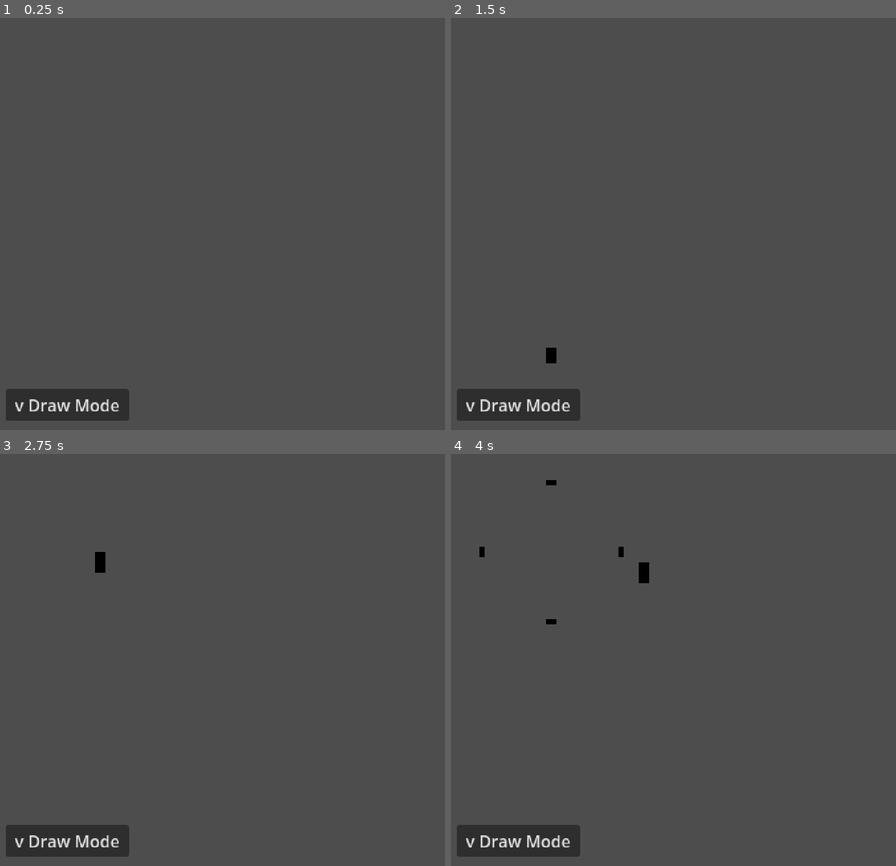
Above: before the commit, frames 1-4 (two rows, left to right).
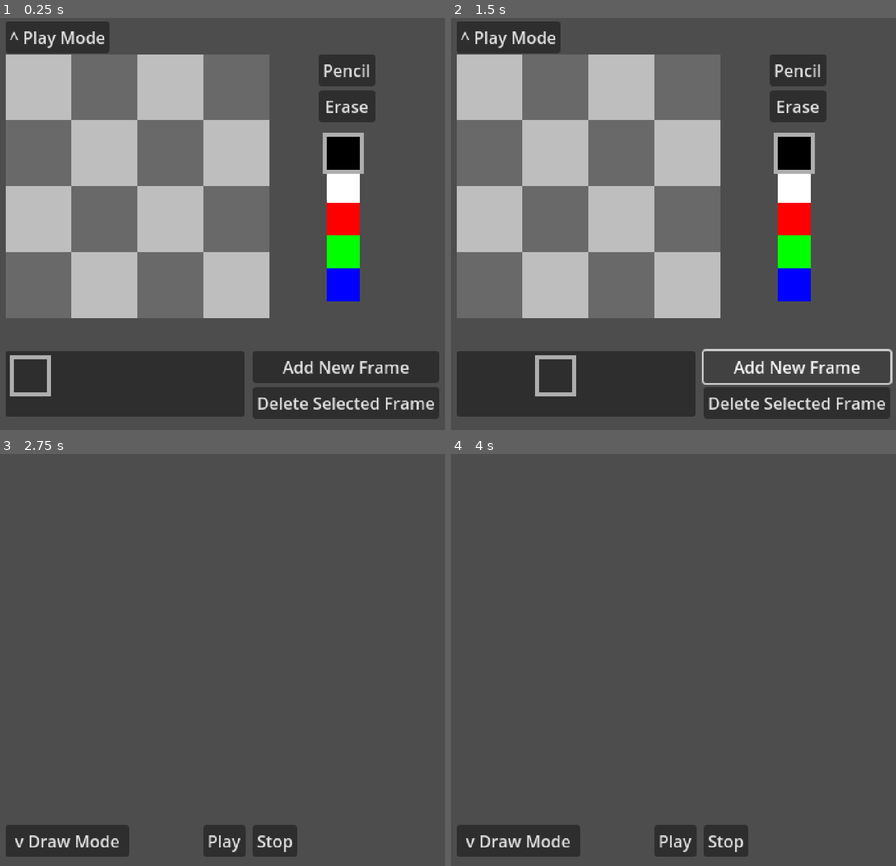
Above: after the commit, the same moments.

Repository: kennethbchen/Fireworkshop-Game
Game: Godot game, scene res://scenes/main.tscn
Same seed, same stepped clock (60 frames per second), same inputs: the game is played once before the commit and once after it.
Inputs (mouse positions are in pixels of both pictures, inside the frame that each line leads up to):
- Up to frame 1 (0.25 s): no input
- Up to frame 2 (1.5 s): click (798, 368) at 0.5 s, where only the run after the commit has a clickable "Add New Frame"; click (798, 368) at 1.25 s, where only the run after the commit has a clickable "Add New Frame"
- Up to frame 3 (2.75 s): click (57, 474) at 2 s, where only the run after the commit has a clickable "^ Play Mode"
- Up to frame 4 (4 s): click "v Draw Mode" at 2.75 s; click "^ Play Mode" at 3.5 s

The runs differ from the first frame. In frame 1, 58% of the frame differs, in the area x 1-99%, y 0-98%; in frame 2, 56%; in frame 3, 1.6%; in frame 4, 1.7%.

Commit message:
Implemented play and stop buttons in play mode

Diff:
--- a/scenes/main.tscn
+++ b/scenes/main.tscn
@@ -230,6 +230,20 @@
 offset_bottom = -9.0
 text = "v Draw Mode"
 
+[node name="PlayButton" type="Button" parent="PlayModeUI"]
+offset_left = 200.0
+offset_top = -40.0
+offset_right = 241.0
+offset_bottom = -9.0
+text = "Play"
+
+[node name="StopButton" type="Button" parent="PlayModeUI"]
+offset_left = 248.0
+offset_top = -40.0
+offset_right = 291.0
+offset_bottom = -9.0
+text = "Stop"
+
 [node name="PlayerData" type="Node" parent="."]
 unique_name_in_owner = true
 script = ExtResource("1_2o573")
@@ -260,5 +274,8 @@
 [connection signal="pressed" from="CreateModeUI/FlipbookFrameControls/VBoxContainer/DeleteSelectedFrameButton" to="PlayerData" method="delete_frame"]
 [connection signal="pressed" from="CreateModeUI/PlayModeButton" to="Camera2D" method="goto_play_mode"]
 [connection signal="pressed" from="PlayModeUI/DrawModeButton" to="Camera2D" method="goto_draw_mode"]
+[connection signal="pressed" from="PlayModeUI/DrawModeButton" to="PlayModeUI/SubViewportContainer/SubViewport/FireworkController" method="disable"]
+[connection signal="pressed" from="PlayModeUI/PlayButton" to="PlayModeUI/SubViewportContainer/SubViewport/FireworkController" method="enable"]
+[connection signal="pressed" from="PlayModeUI/StopButton" to="PlayModeUI/SubViewportContainer/SubViewport/FireworkController" method="disable"]
 [connection signal="current_flipbook_changed" from="PlayerData" to="CreateModeUI/FlipbookNavigator" method="_on_current_flipbook_changed"]
 [connection signal="current_frame_changed" from="PlayerData" to="CreateModeUI/DrawingArea" method="_on_current_frame_changed"]
--- a/scripts/camera.gd
+++ b/scripts/camera.gd
@@ -3,7 +3,7 @@
 var transitioning = false
 
 func _ready():
-	position = _get_play_mode_position()
+	position = _get_draw_mode_position()
 
 func goto_draw_mode():
 
--- a/scripts/firework_controller.gd
+++ b/scripts/firework_controller.gd
@@ -5,16 +5,12 @@
 @export var rocket_animations: Array[SpriteFrames]
 @export var explosion_animations: Array[SpriteFrames]
 
-
-# Called when the node enters the scene tree for the first time.
-func _ready():
-	pass # Replace with function body.
-
+var enabled: bool = false
 
 # Called every frame. 'delta' is the elapsed time since the previous frame.
 func _process(delta):
 
-	if cumulative_probability(0.75, delta):
+	if enabled and cumulative_probability(0.75, delta):
 		launch_firework()
 
 # https://en.wikipedia.org/wiki/Exponential_distribution
@@ -36,3 +32,9 @@
 	add_child(new_firework)
 	new_firework.position.x = randi_range(-32, 32)
 	new_firework.init(rocket_animations.pick_random(), explosion_animations.pick_random())
+
+func enable():
+	enabled = true
+
+func disable():
+	enabled = false
